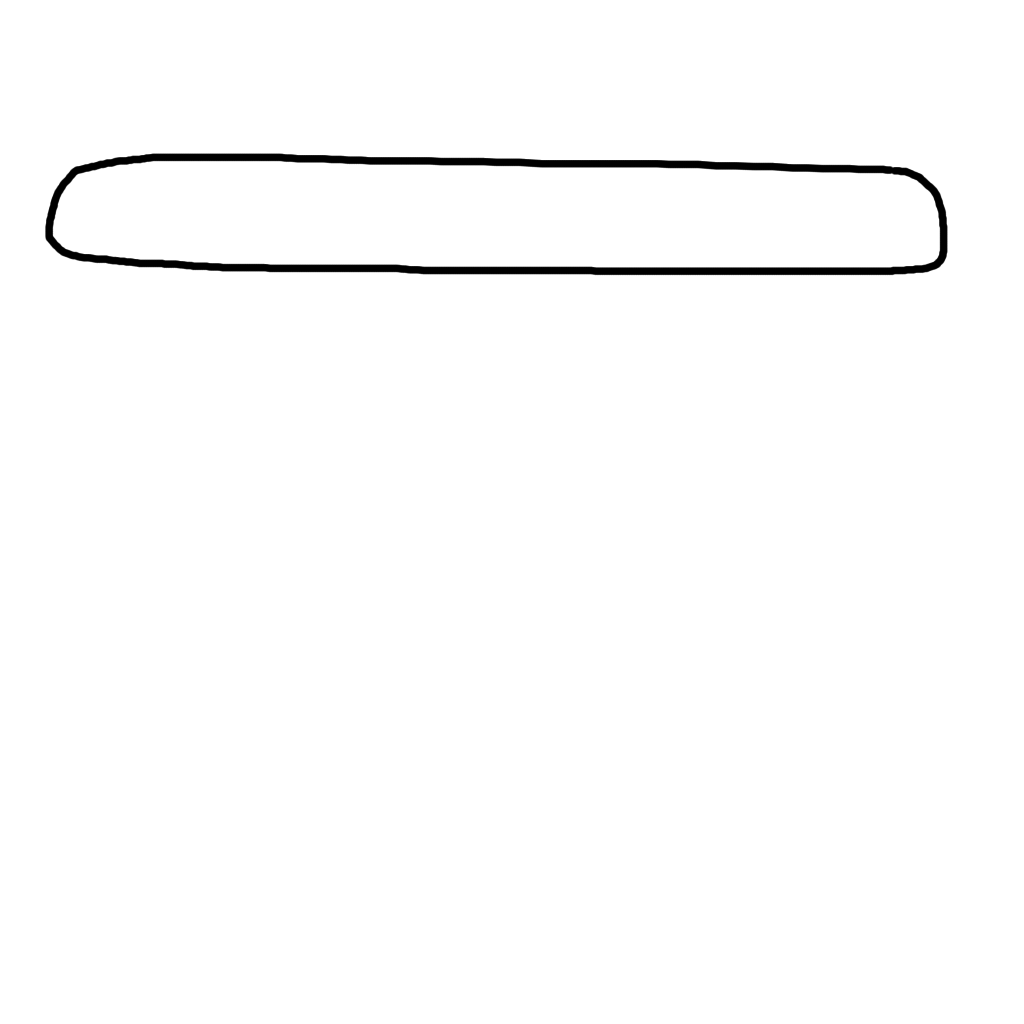
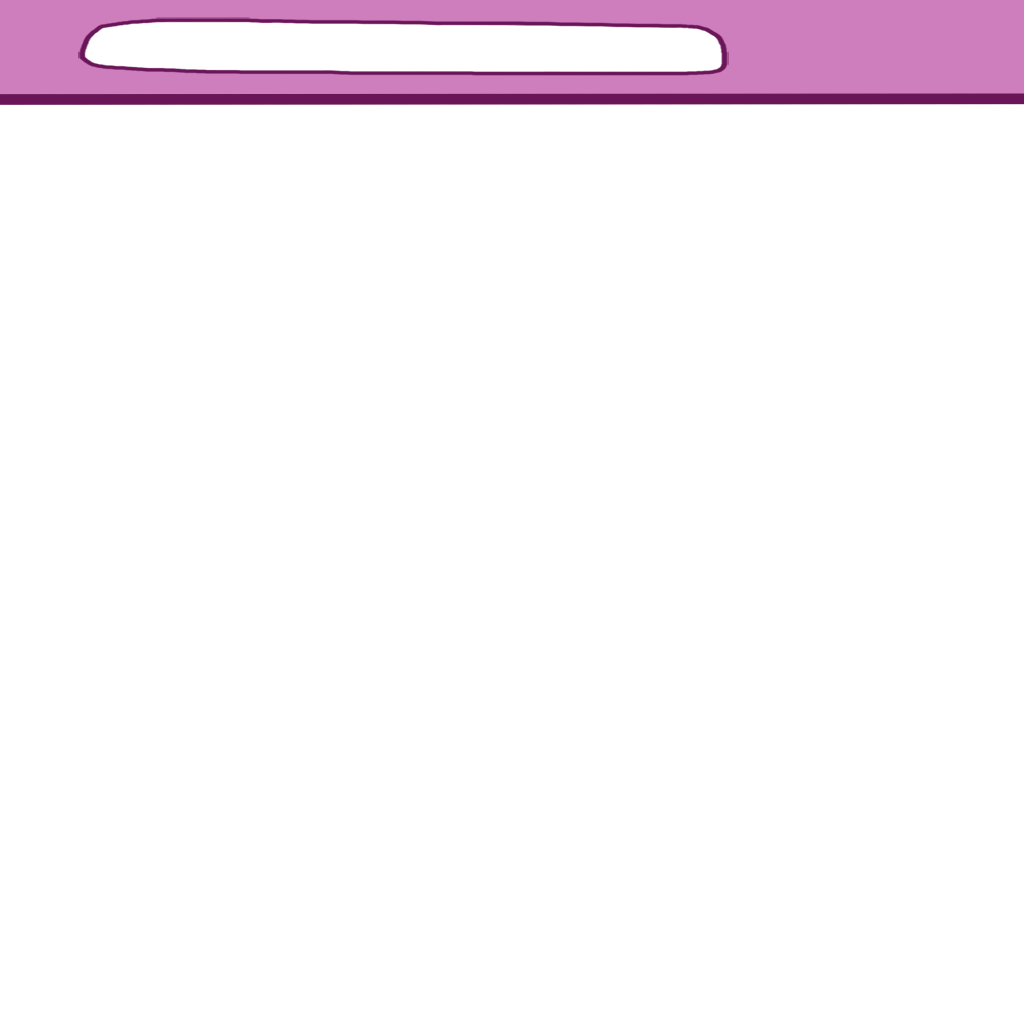
Layer changes from the first 1024x1024 image to the second:
painted on "Layer 2" over <box>0,0,960,276</box>
added layer "Layer 6" above "Layer 1" over <box>0,0,1024,105</box>
